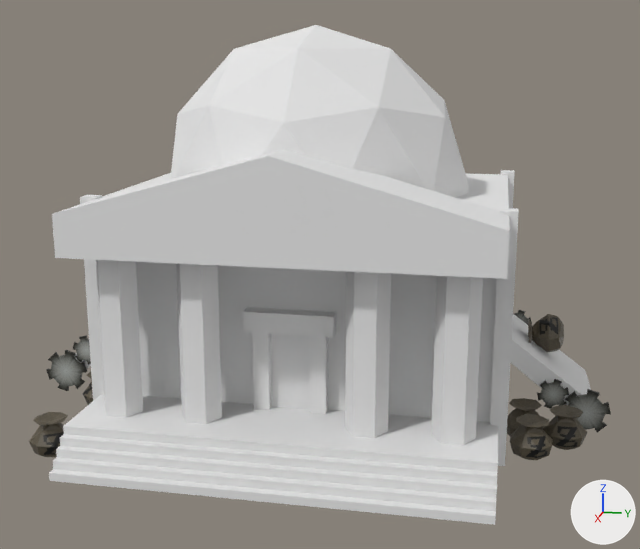
Two versions of the Blender file artsource/player_buildings/bank_of_zorro/bank_of_zorro.blend, one commit apart.
Rendered twice from a 50 mm camera at (22.03, 4.7, 9.41) aimed at (-0.45, 0.21, 3.79). Every picture has the same lights, and +X, +Y and +Z are marked at lower right.
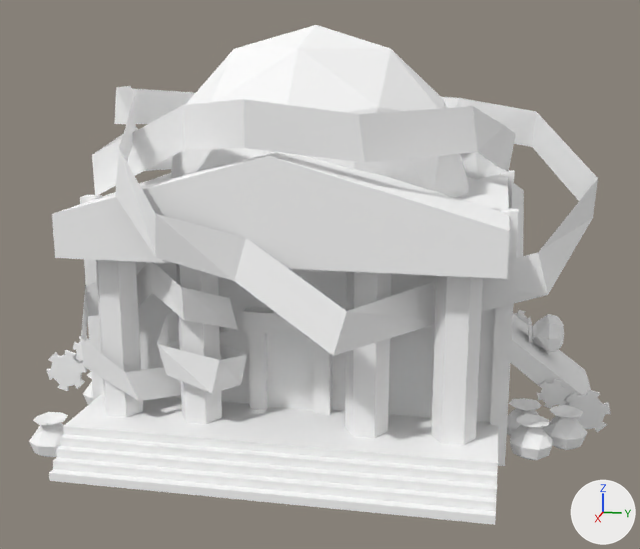
Edits to the bpy script that builds the scene:
```text
Change mat_material:
    mat_material.base_color: (0.8, 0.8, 0.8) -> (1.0, 1.0, 1.0)  # white #e7e7e7 -> white #ffffff
Add mat_lightning:
    mat_lightning = diffuse_material('Lightning')
    mat_lightning.base_color = (1.0, 1.0, 1.0)  # white #ffffff
Change me_cube_006:
    where me_cube_006.from_pydata(...)  # 50 vertices, 68 faces; spans x -1.29..1.29, y -1.29..1.29, z 0.0..2.25
    remove me_cube_006.materials.append(mat_bank_of_zorro_skin_tga)  # picture img_bank_of_zorro_skin_tga
    add me_cube_006.materials.append(mat_material)  # white #ffffff
Change me_circle:
    where me_circle.from_pydata(...)  # 74 vertices, 84 faces; spans x -1.3..1.3, y -1.3..1.3, z -0.1..0.1
    used by ob_circle_004; location = (-0.1, -6.43, 1.36); rotation_euler = (-1.571, -0.524, -1.571), in degrees (-90, -30, -90); scale = (0.33, 0.33, 0.33)
    me_circle part 1
    30 faces are deleted
    30 new faces join them
    me_circle part 2: 84 faces spanning x -1.3..1.3, y -1.3..1.3, z -0.1..0.1 switch from mat_bank_of_zorro_skin_tga (picture img_bank_of_zorro_skin_tga) to mat_material (white #ffffff)
Change me_cube_004:
    used by ob_cube_004; location = (0.0, 0.0, 0.0)
    remove me_cube_004.from_pydata(...)  # 30 vertices, 13 faces; spans x 2.0..2.4, y -1.1..1.1, z 1.0..3.5
    add me_cube_004.from_pydata(...)  # 24 vertices, 11 faces; spans x 2.0..2.4, y -1.1..1.1, z 1.0..3.5
    me_cube_004 part 3: the loose piece of 6 vertices spanning x 2.1, y -0.5..0.5, z 1.0..3.0 is deleted
    me_cube_004 part 4: 8 vertices moved from x 2.0..2.3, y -0.9..-0.5, z 1.0..3.0 to x 2.0..2.3, y -1.0..-0.6, z 1.0..3.0
    me_cube_004 part 5: 8 vertices moved from x 2.0..2.3, y 0.5..0.9, z 1.0..3.0 to x 2.0..2.3, y 0.6..1.0, z 1.0..3.0
Add me_plane:
    me_plane.from_pydata(...)  # 102 vertices, 50 faces; spans x -6.46..4.82, y -5.82..7.1, z -0.06..8.69
    me_plane.materials.append(mat_lightning)  # its picture is missing
Add ob_plane:
    ob_plane = bpy.data.objects.new('Plane', me_plane)
    ob_plane.location = (0.0, 0.0, 0.0)
```

Location of each change, (x1, y1, x2, y2) in pixels of the pictures (640 x 549 px; the box of a moved part takes in the faces that stretch with it):
'Cube.002', recoloured (grey to white)
    both: (52, 150, 510, 445)
'Plane', added
    after: (81, 86, 598, 401)
'Cube.003', recoloured
    both: (49, 395, 498, 525)
'Cube.013', recoloured
    both: (170, 25, 469, 194)
'Cube', recoloured
    both: (80, 170, 519, 466)
'Cube.004', reshaped
    before: (243, 307, 337, 414)
    after: (243, 307, 332, 415)
'Cube.005', recoloured
    both: (74, 314, 591, 405)
'Cube.022', now drawn
    after: (267, 333, 291, 408)
'Cube.023', now drawn
    after: (291, 335, 314, 410)
'Cube.007', recoloured
    both: (510, 414, 553, 460)
'Cube.008', recoloured
    both: (543, 405, 588, 450)
'Cube.012', recoloured
    both: (29, 412, 68, 457)
'Circle', recoloured, surface changed
    both: (565, 389, 611, 433)
'Circle.003', recoloured, surface changed (grey to white)
    both: (46, 350, 87, 391)
'Cube.009', recoloured
    both: (528, 314, 564, 352)
'Cube.006', recoloured
    both: (507, 398, 545, 437)
'Circle.001', recoloured, surface changed
    both: (537, 379, 569, 409)
'Circle.004', recoloured, surface changed
    both: (73, 335, 91, 365)
'Cube.011', recoloured
    both: (83, 372, 93, 405)
'Cube.001', recoloured
    both: (445, 186, 469, 198)
'Circle.002', recoloured, surface changed
    both: (513, 310, 532, 325)
part 1 of me_circle, moved or reshaped
    both: (51, 313, 605, 430)
part 2 of me_circle, recoloured (grey to white)
    both: (46, 310, 611, 433)
part 3 of me_cube_004, deleted
    before: (271, 334, 310, 410)
part 4 of me_cube_004, moved or reshaped
    before: (252, 332, 272, 410)
    after: (248, 332, 268, 410)
part 5 of me_cube_004, moved or reshaped
    before: (309, 336, 328, 414)
    after: (313, 341, 332, 415)
